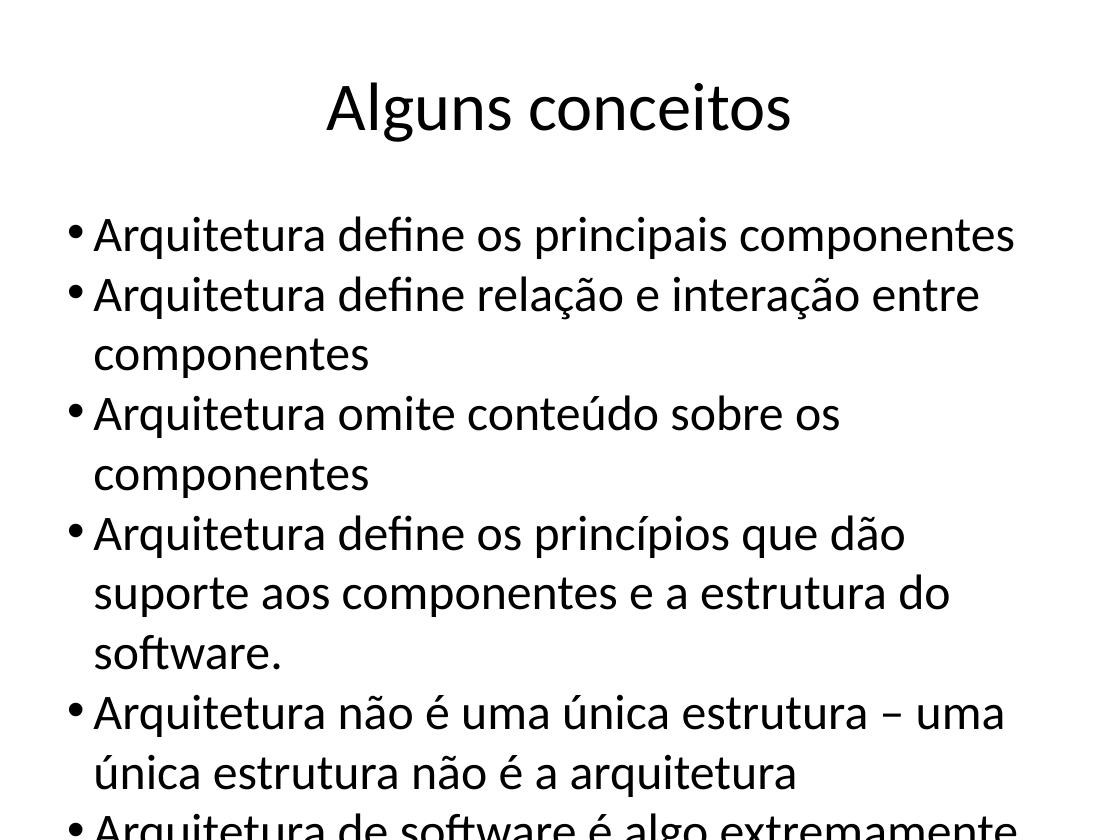
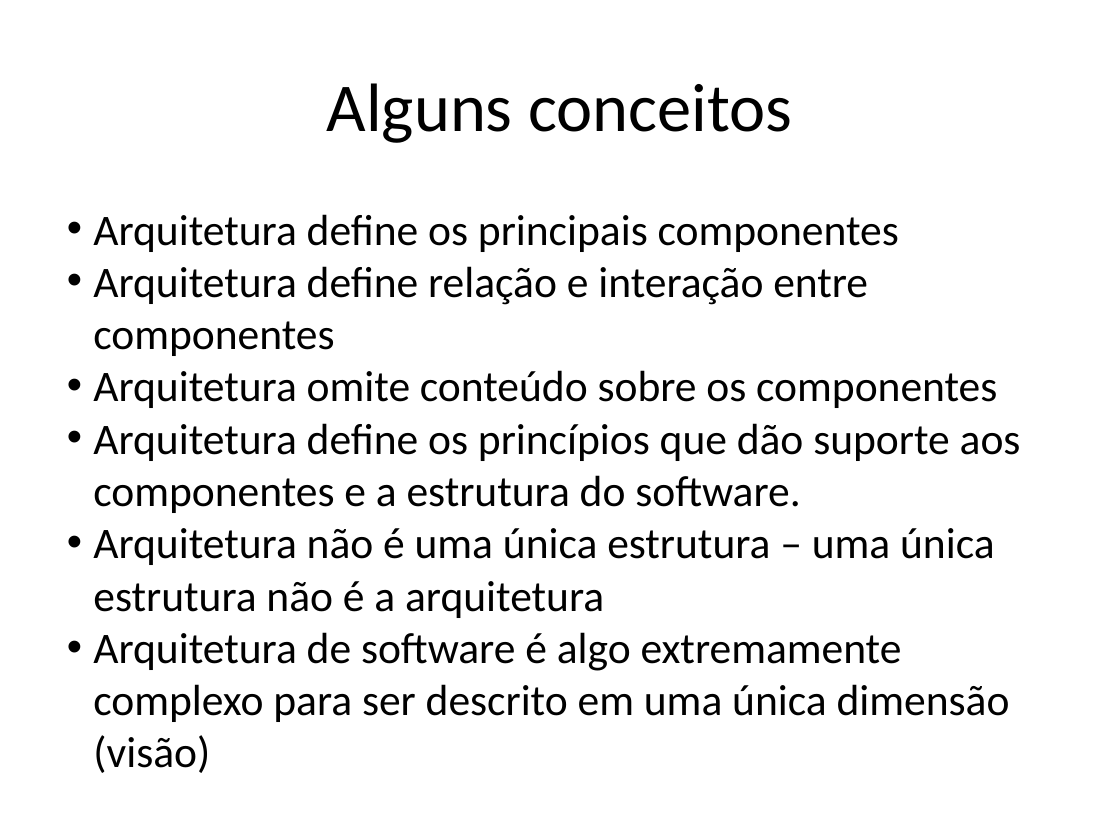
Before and after one commit to eduardocunha11/firstblog, a slide deck: slide 10 of aulas/gsi522/Aula9 - Arquitetura de SW.pptx. Drawn at 1120x840 pixels with LibreOffice and Linux fonts; fonts in the diff are those of the drawing. Boxes give left, top, right and bottom in pixels: in the first picture for what was removed or moved away, otherwise in the second. Text is boxed around its words. In the diff, an @@ line names an element or a change of style, - is before the commit and + after.

Commit message:
atualizacao do site de modelagem com aulas de scrum, arquitetura, argoUML

```diff
--- a/aulas/gsi522/Aula9 - Arquitetura de SW.pptx
+++ b/aulas/gsi522/Aula9 - Arquitetura de SW.pptx
@@ text "Arquitetura define os principais componentes" at [93, 214, 1021, 773]: size 32 to 28 pt @@
```
Also in this commit, not shown: 11 other slides changed, 4 other files.
